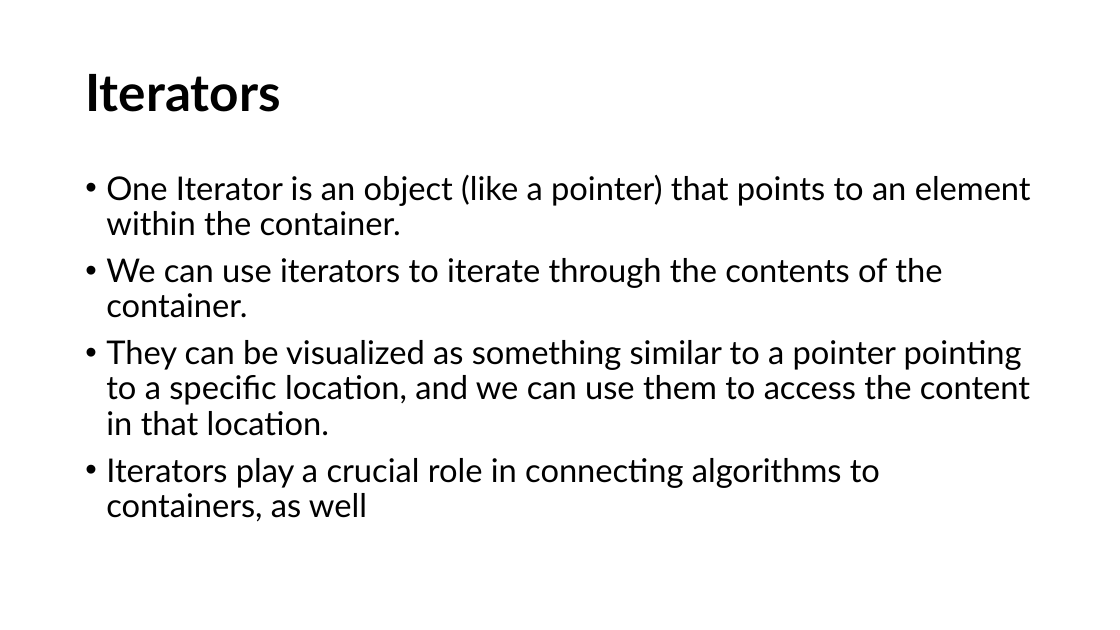
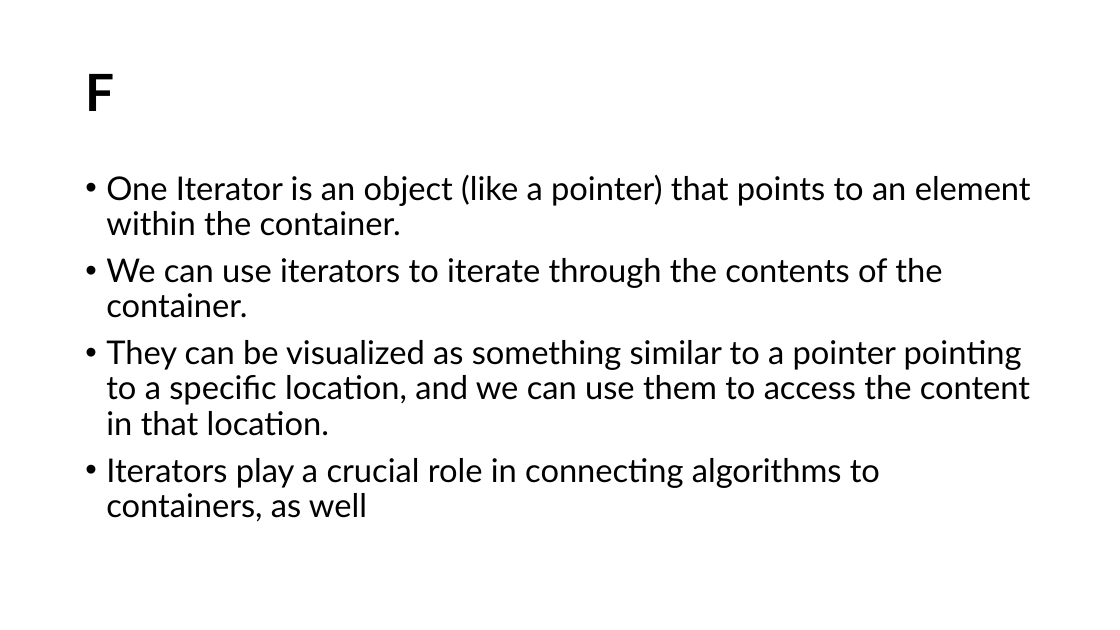
Before and after one commit to muazzamaqeel/Unversity-ComputerScience, a slide deck: slide 10 of C++/Tutoring/Lectures/WS-24/STL/STL.pptx. Drawn at 1120x630 pixels with LibreOffice and Linux fonts; fonts in the diff are those of the drawing. Boxes give left, top, right and bottom in pixels: in the first picture for what was removed or moved away, otherwise in the second. Text is boxed around its words. In the diff, an @@ line names an element or a change of style, - is before the commit and + after.

```diff
--- a/C++/Tutoring/Lectures/WS-24/STL/STL.pptx
+++ b/C++/Tutoring/Lectures/WS-24/STL/STL.pptx
@@ title at (85,74,114,111): text changed @@
-Iterators
+F
```
Also in this commit, not shown: 2 other slides changed, 1 slide added.
